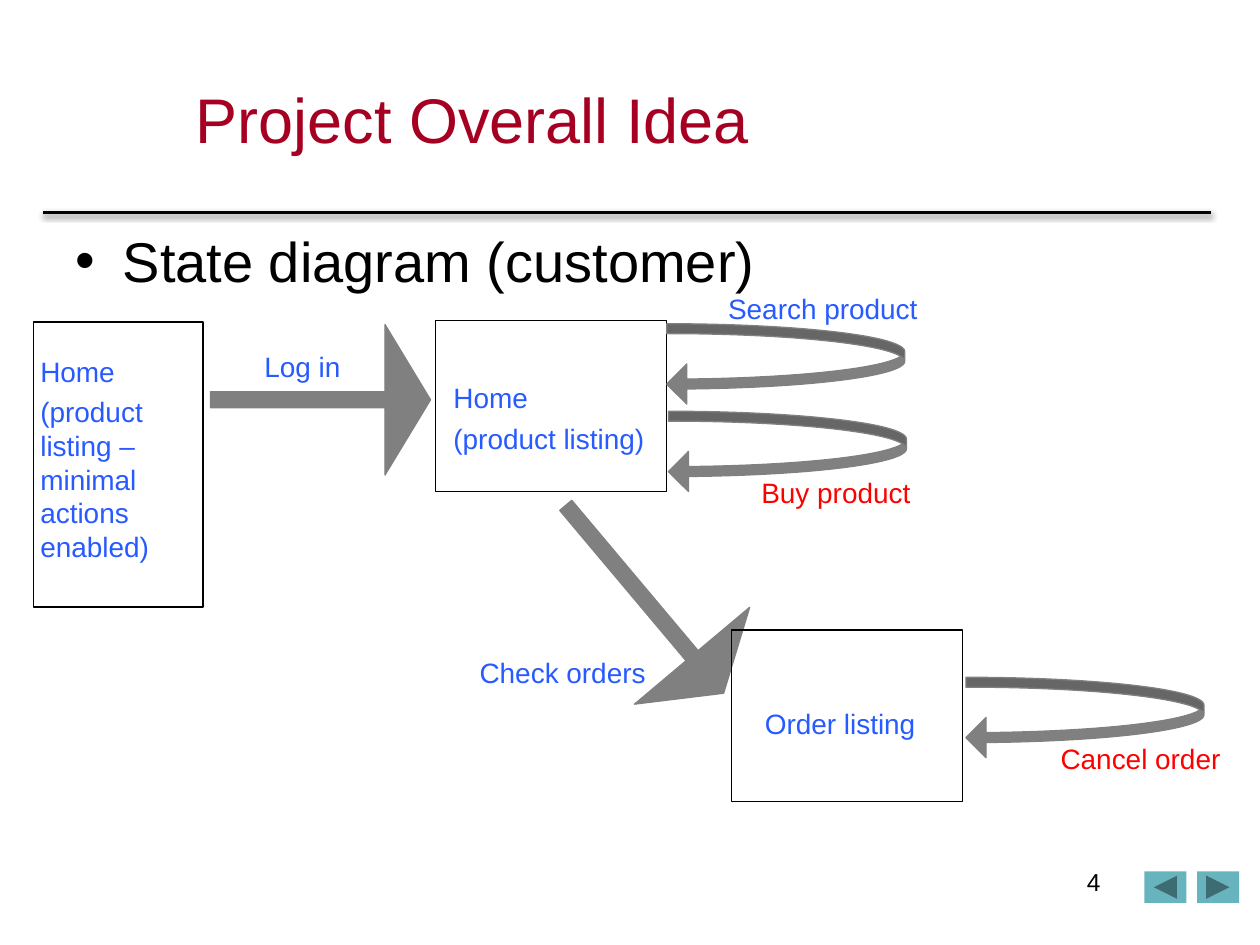
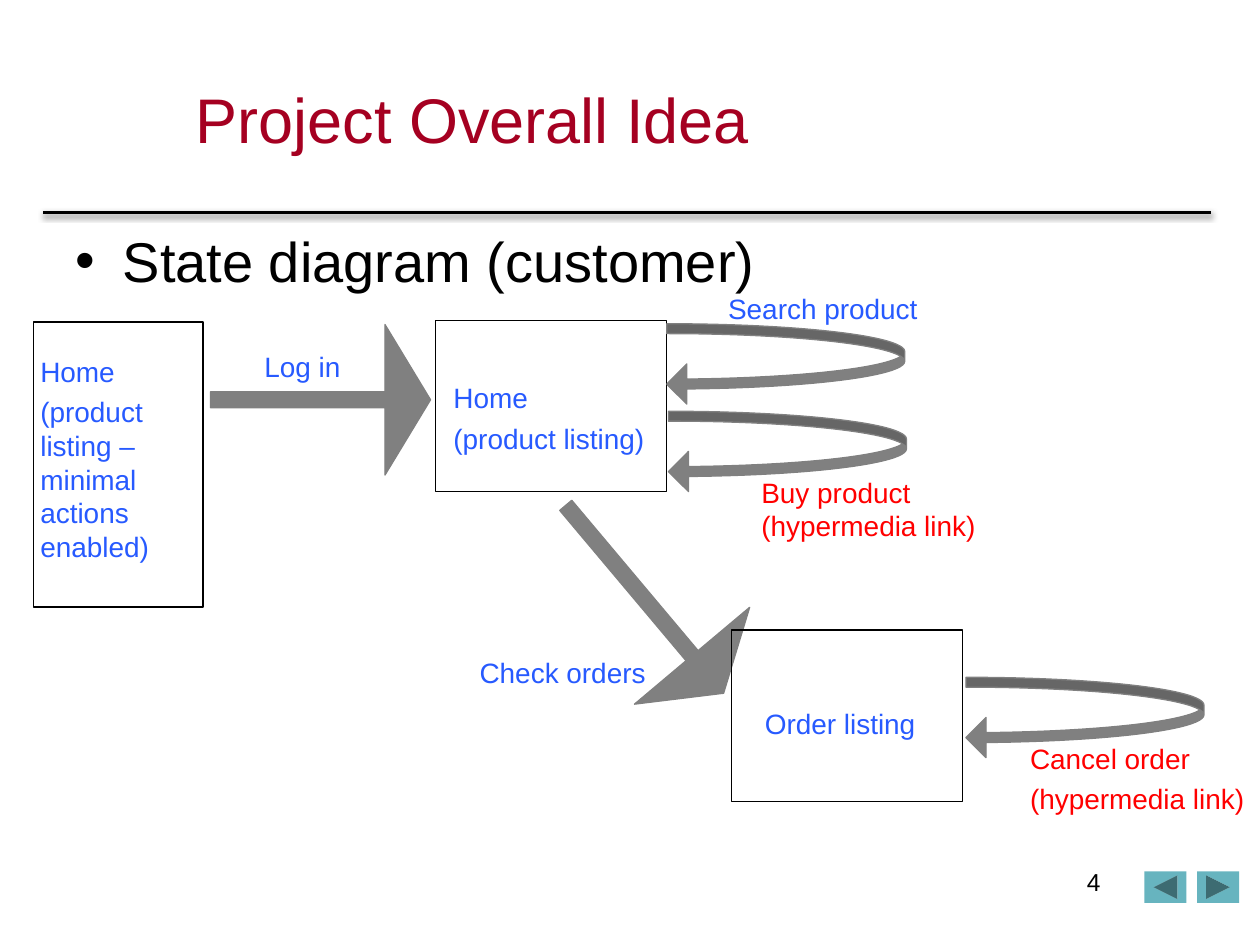
Before and after one commit to sonialin/comp433p2p3, a slide deck: slide 4 of comp433p2p3/COMP433FinalPPT.pptx. Drawn at 1260x945 pixels with LibreOffice and Linux fonts; fonts in the diff are those of the drawing; background and template pictures are left out. Boxes give left, top, right and bottom in pixels: in the first picture for what was removed or moved away, otherwise in the second. Text is boxed around its words. In the diff, an @@ line names an element or a change of style, - is before the commit and + after.

```diff
--- a/comp433p2p3/COMP433FinalPPT.pptx
+++ b/comp433p2p3/COMP433FinalPPT.pptx
@@ text at [761, 482, 975, 541]: text changed @@
-Buy product
+Buy product (hypermedia link)
@@ text "Cancel order": place and size @@
-text "Cancel order" at [1061, 748, 1220, 770]
+text "Cancel order" at [1030, 748, 1244, 814]
@@ text at [1030, 788, 1244, 814]: paragraph added @@
+(hypermedia link)
```
Also in this commit, not shown: 1 other slide changed, 1 other file.
